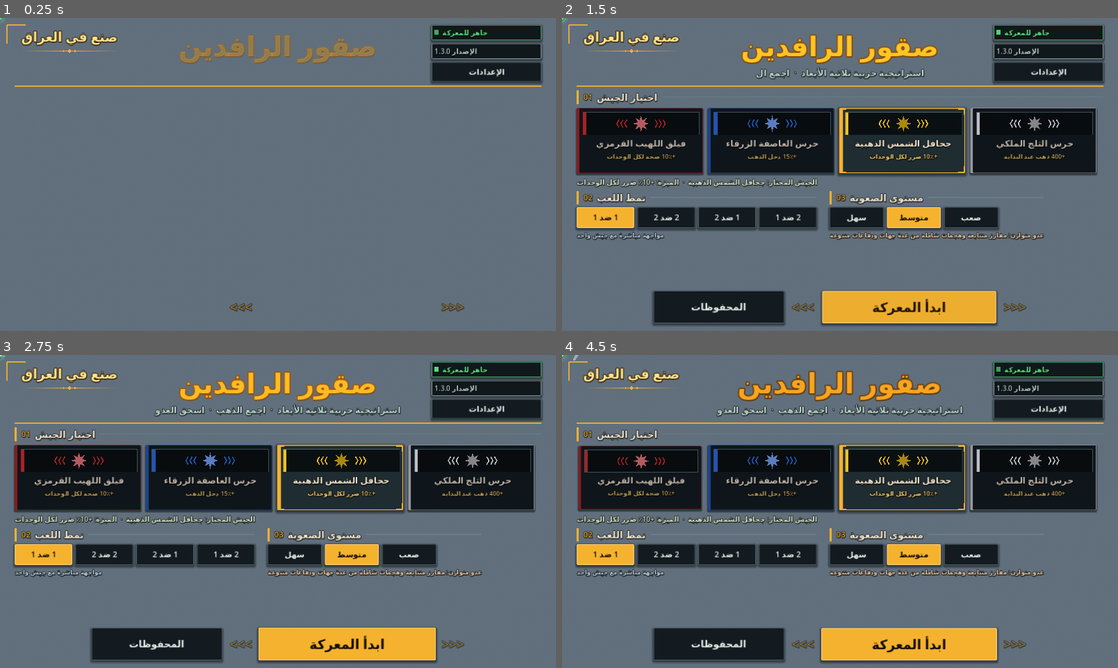
Above: before the commit, frames 1-4 (two rows, left to right).
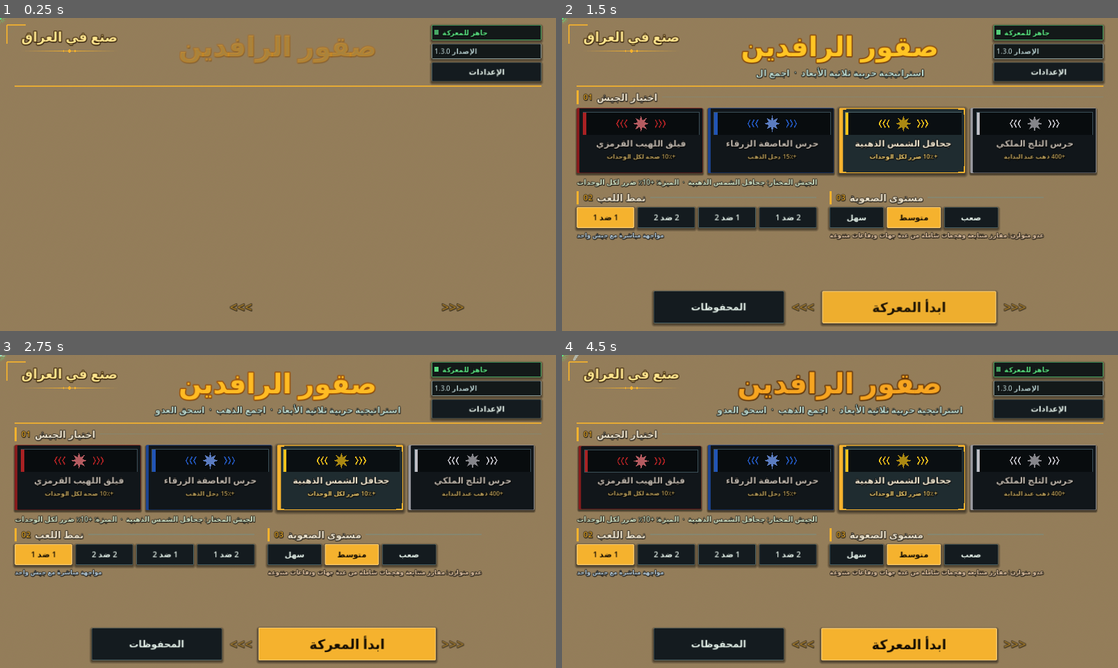
Above: after the commit, the same moments.

Repository: belal20202/Hawk
Game: Godot game, scene res://scenes/main.tscn
Two runs of this game, one before a commit and one after it. Both use one fixed random seed, a clock stepped at 60 frames per second and the inputs below. Sound files missing from this copy of the repository are replaced by a short silence.
Inputs (mouse positions are in pixels of both pictures, inside the frame that each line leads up to):
- Up to frame 1 (0.25 s): no input
- Up to frame 2 (1.5 s): move the mouse to (962, 158) at 0.52 s; hold D 0.53-1.25 s; hold Shift 0.53-1.25 s; click (962, 158) at 0.67 s; drag from (728, 190) to (812, 237) at 1.27 s
- Up to frame 3 (2.75 s): move the mouse to (333, 442) at 2.02 s; hold D from 2.03 s (still down); hold E from 2.03 s (still down)
- Up to frame 4 (4.5 s): release D at 2.75 s; release E at 2.75 s; drag from (812, 574) to (673, 464) at 2.77 s; move the mouse to (1006, 558) at 3.52 s; hold A 3.53-4.25 s; hold Q 3.53-4.25 s; drag from (673, 464) to (756, 433) at 4.27 s

The runs differ from the first frame. In frame 1, 95% of the frame differs, in the area x 0-100%, y 0-100%; in frame 2, 63%; in frame 3, 63%; in frame 4, 63%.

Commit message:
Update main.gd

Diff:
--- a/scripts/main.gd
+++ b/scripts/main.gd
@@ -127,35 +127,38 @@
 	var sky := Sky.new()
 	var sm := ProceduralSkyMaterial.new()
 	sm.sky_top_color = Color(0.22, 0.42, 0.74)
-	sm.sky_horizon_color = Color(0.72, 0.8, 0.88)
-	sm.ground_horizon_color = Color(0.62, 0.68, 0.72)
-	sm.ground_bottom_color = Color(0.3, 0.34, 0.38)
+	sm.sky_horizon_color = Color(0.86, 0.82, 0.72)
+	sm.ground_horizon_color = Color(0.78, 0.7, 0.55)
+	sm.ground_bottom_color = Color(0.45, 0.38, 0.28)
 	sky.sky_material = sm
 	env.sky = sky
 	env.background_mode = Environment.BG_SKY
 	env.ambient_light_source = Environment.AMBIENT_SOURCE_SKY
 	env.ambient_light_energy = 1.0
 	env.tonemap_mode = Environment.TONE_MAPPER_FILMIC
+	# ضباب خفيف جداً لا يغطي السماء (كان يبيّض السماء كلها): عمق بسيط للمشهد البعيد فقط
 	env.fog_enabled = true
-	env.fog_light_color = Color(0.74, 0.8, 0.86)
-	env.fog_density = 0.0012
+	env.fog_light_color = Color(0.86, 0.8, 0.68)
+	env.fog_density = 0.00028
+	env.fog_sky_affect = 0.0
+	env.fog_aerial_perspective = 0.0
 	env.glow_enabled = false
-	env.adjustment_enabled = true
-	env.adjustment_saturation = 1.25
-	env.adjustment_contrast = 1.06
+	env.adjustment_enabled = false
 	we.environment = env
 	add_child(we)
 	var sun := DirectionalLight3D.new()
 	sun.rotation_degrees = Vector3(-50.0, -35.0, 0.0)
 	sun.light_energy = 1.55
-	sun.light_color = Color(1.0, 0.97, 0.9)
+	sun.light_color = Color(1.0, 0.95, 0.84)
 	sun.shadow_enabled = true
-	sun.directional_shadow_mode = DirectionalLight3D.SHADOW_PARALLEL_2_SPLITS
-	sun.directional_shadow_max_distance = 95.0
+	sun.directional_shadow_mode = DirectionalLight3D.SHADOW_ORTHOGONAL
+	sun.directional_shadow_max_distance = 60.0
+	sun.directional_shadow_blend_splits = false
 	add_child(sun)
 
 
 # ---------- بدء وإنهاء ----------
+var cam_pos := Vector3.ZERO   # موضع الكاميرا (يُحدَّث كل إطار)
 var gates: Array = []   # بوابات اللاعب: تعبرها وحداته فقط، ويهدمها العدو
 
 
@@ -1132,22 +1135,18 @@
 		var t: int = terrain.types[i]
 		var mx: int = i % n
 		var my: int = floori(float(i) / float(n))
-		# المدينة: خرسانة رمادية وشوارع أغمق ومبانٍ وحدائق خضراء وماء أزرق
-		var c := Color(0.56, 0.56, 0.53)
-		if mx % 26 < 4 or my % 26 < 4:
-			c = Color(0.27, 0.27, 0.3)
+		# صحراء: رمل ذهبي وتربة وبيوت وماء أزرق
+		var c := Color(0.84, 0.72, 0.5)
 		if t == 1:
-			c = Color(0.32, 0.52, 0.26)
+			c = Color(0.76, 0.62, 0.4)
 		elif t == 2:
-			c = Color(0.45, 0.42, 0.38)
+			c = Color(0.55, 0.46, 0.36)
 		elif t == 3:
 			c = Color(0.16, 0.42, 0.6)
 		elif t == 4:
 			c = Color(0.42, 0.32, 0.22)
-		elif t == 5:
-			c = Color(0.2, 0.38, 0.16)
 		elif t == 6:
-			c = Color(0.78, 0.72, 0.6)
+			c = Color(0.62, 0.5, 0.36)
 		bytes[i * 4] = int(c.r * 255.0)
 		bytes[i * 4 + 1] = int(c.g * 255.0)
 		bytes[i * 4 + 2] = int(c.b * 255.0)
@@ -1346,15 +1345,21 @@
 
 
 # ---------- الإدخال ----------
+# نقطة الأرض تحت إصبعك: تقاطع الشعاع مع الأرض يُحسب رياضياً (بلا مصادم مثلثات ثقيل يستهلك الذاكرة)
 func ground_at(sp: Vector2) -> Variant:
 	var cam: Camera3D = rig.cam
-	var from: Vector3 = cam.project_ray_origin(sp)
-	var to: Vector3 = from + cam.project_ray_normal(sp) * 900.0
-	var q := PhysicsRayQueryParameters3D.create(from, to)
-	var r: Dictionary = get_world_3d().direct_space_state.intersect_ray(q)
-	if r.is_empty():
+	var o: Vector3 = cam.project_ray_origin(sp)
+	var d: Vector3 = cam.project_ray_normal(sp)
+	if d.y > -0.001:
 		return null
-	return r["position"]
+	var y: float = Terrain.FLAT_Y
+	var p := Vector3.ZERO
+	for _i in range(4):
+		var tt: float = (y - o.y) / d.y
+		p = o + d * tt
+		y = terrain.height_at(p.x, p.z)
+	var t2: float = (y - o.y) / d.y
+	return o + d * t2
 
 
 func _px_radius(p3: Vector3, r: float) -> float:
@@ -1605,7 +1610,7 @@
 	alert_t -= delta
 	sep_t -= delta
 	if sep_t <= 0.0:
-		sep_t = 0.04
+		sep_t = 0.1
 		_separate()
 	var spd: float = 22.0 * delta
 	if Input.is_key_pressed(KEY_A) or Input.is_key_pressed(KEY_LEFT):
@@ -1622,6 +1627,7 @@
 		rig.rotate_by(delta * 1.4)
 	rig.focus.y = lerpf(rig.focus.y, terrain.height_at(rig.focus.x, rig.focus.z), 0.1)
 	rig.apply()
+	cam_pos = rig.cam.global_position
 	if mode == "place" and ghost != null:
 		var gp: Variant = ground_at(last_pos)
 		if gp != null:
@@ -1633,7 +1639,7 @@
 			(ghost.material_override as StandardMaterial3D).albedo_color = Color(0.3, 1, 0.45, 0.45) if ok else Color(1, 0.3, 0.25, 0.45)
 	fog_t -= delta
 	if fog_t <= 0.0:
-		fog_t = 0.3
+		fog_t = 0.5
 		update_fog()
 	hud_t -= delta
 	if hud_t <= 0.0:
@@ -1641,7 +1647,7 @@
 		hud.refresh()
 	mini_t -= delta
 	if mini_t <= 0.0:
-		mini_t = 0.6
+		mini_t = 1.0
 		_update_minimap()
 	win_t -= delta
 	if win_t <= 0.0 and not over:
